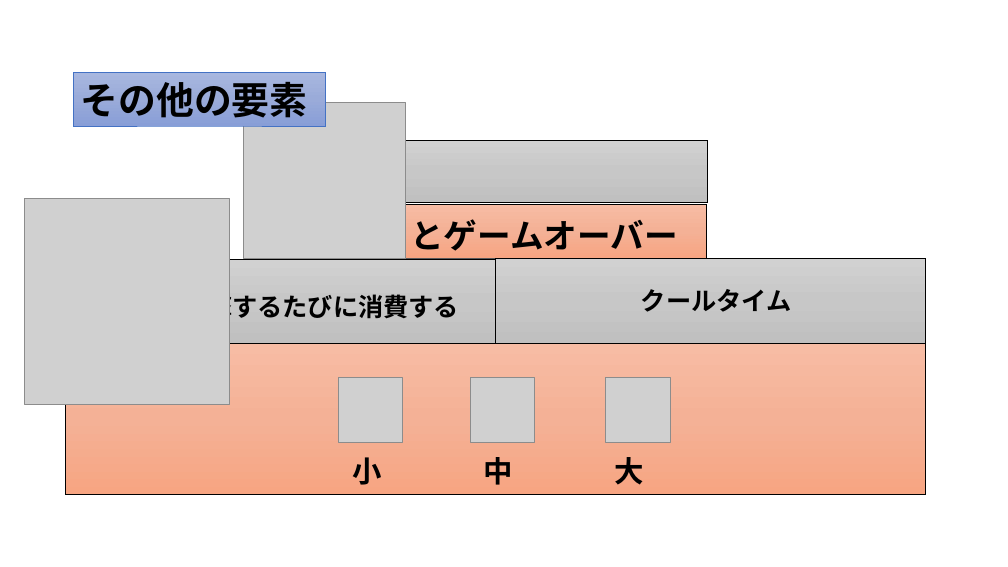
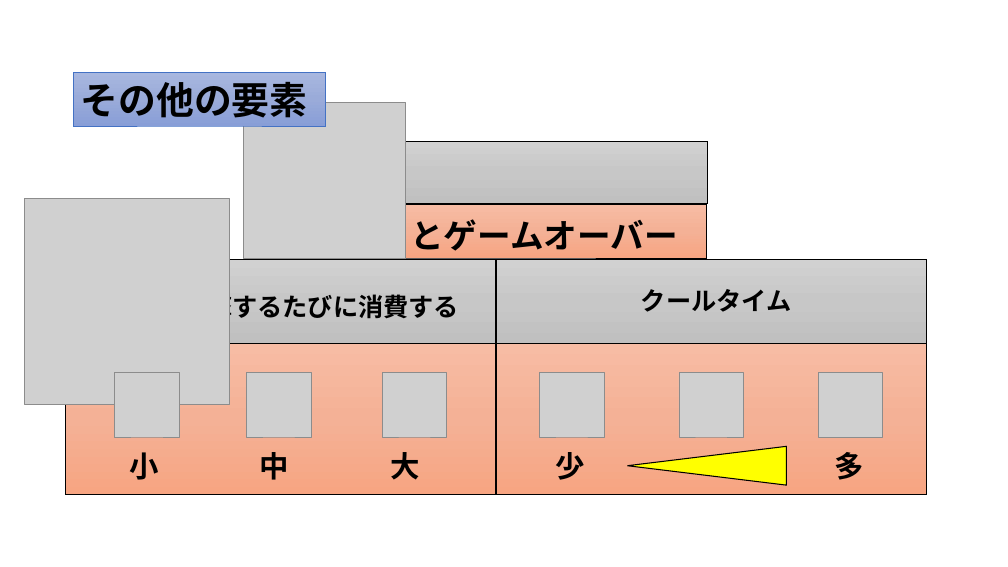
Before and after one commit to Sokuri2217/kozin2, a slide deck: slide 4 of 個人制作/ゲームコンテスト提出 _企画書.pptx. Drawn at 1008x567 pixels with LibreOffice and Linux fonts; fonts in the diff are those of the drawing; grey boxes stand for pictures; background and template pictures are left out. Boxes give left, top, right and bottom in pixels: in the first picture for what was removed or moved away, otherwise in the second. Text is boxed around its words. In the diff, an @@ line names an element or a change of style, - is before the commit and + after.

```diff
--- a/個人制作/ゲームコンテスト提出 _企画書.pptx
+++ b/個人制作/ゲームコンテスト提出 _企画書.pptx
@@ rectangle: place and size @@
-rectangle at bbox=[66, 343, 926, 495]
+rectangle at bbox=[66, 343, 496, 495]
@@ rectangle added at bbox=[496, 343, 926, 495], fill gradient #F7BDA5 to #F5B196 to #F8A582, outline #000000 0.5 pt @@
@@ picture added at bbox=[540, 373, 604, 437] @@
@@ picture added at bbox=[679, 373, 743, 437] @@
@@ picture added at bbox=[819, 373, 883, 437] @@
@@ 3 pictures, 1 text: place and size @@
-3 pictures, 1 text at bbox=[338, 377, 670, 485]
+3 pictures, 1 text at bbox=[115, 373, 446, 480]
@@ flow chart merge added at bbox=[627, 447, 786, 485], fill #FFFF00, outline #000000 1 pt @@
@@ text added at bbox=[555, 452, 584, 480], 28 pt, text #000000, bold @@
+少
@@ text added at bbox=[835, 452, 864, 480], 28 pt, text #000000, bold @@
+多
```
Also in this commit, not shown: 1 other file.
